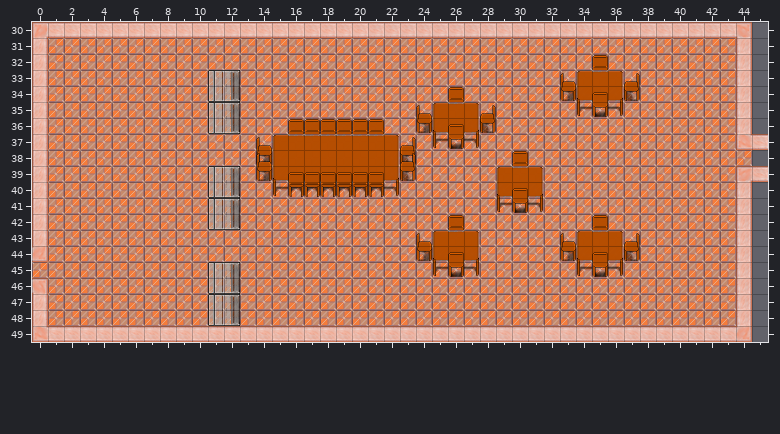
Level history. Tiled map (JSON): assets/tilemaps/level4.json. The picture above is the old version.
Cells are 32x32 px. Shown: x 0..45, y 30..49.
And afterwards:
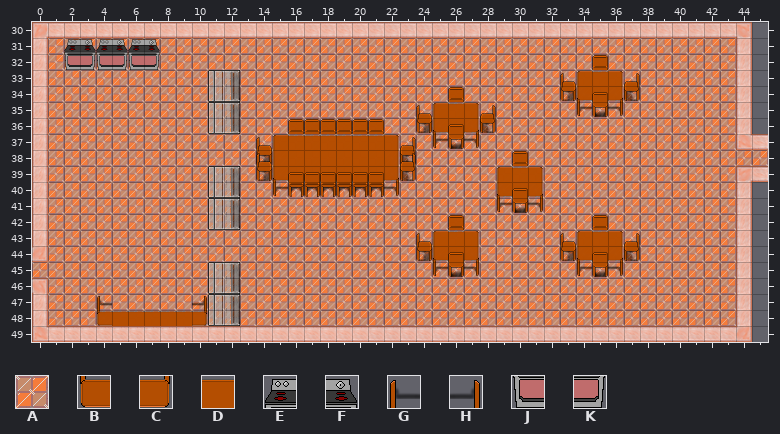
Key: from "newTileset": A 42, B 45 flipped up-down, C 45 turned 180, D 49 flipped up-down, E 60, F 61, G 65 flipped up-down, H 65 turned 180, J 80, K 81.
_ is an empty cell.
Diff:
Layer "World":
y 31: x 2..7 ______ -> EFEFEF
y 32: x 2..7 ______ -> JKJKJK
y 38: x 45 _ -> A
y 47: x 4 _ -> G; x 10 _ -> H
y 48: x 4..10 _______ -> BDDDDDC
Changed places in both pictures, as pixel boxes (x1, y1, x2, y2):
added: (64, 39, 160, 70)
added: (752, 150, 768, 166)
added: (97, 296, 207, 326)
